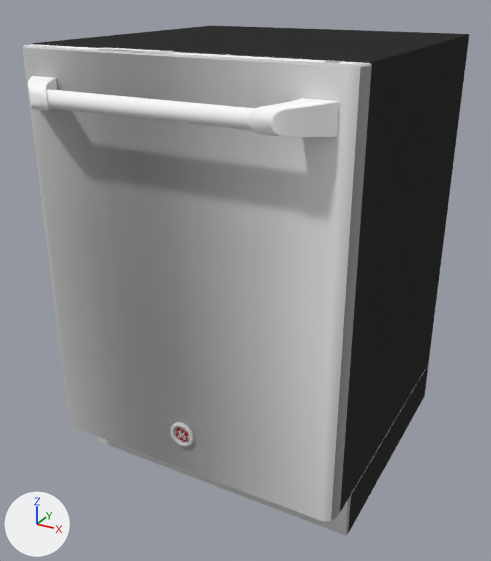
The Blender file Dishwashers/GE_CDWT280VSS_DC.blend, before and after one commit.
Rendered twice from a camera (50 mm lens) standing at (0.923, -1.5, 0.96) and looking at (0.304, -0.374, 0.397). Arrows for +X, +Y and +Z are at lower left; the lights stay in place.

The first picture shows 'GE CDWT280VSS_DC'.
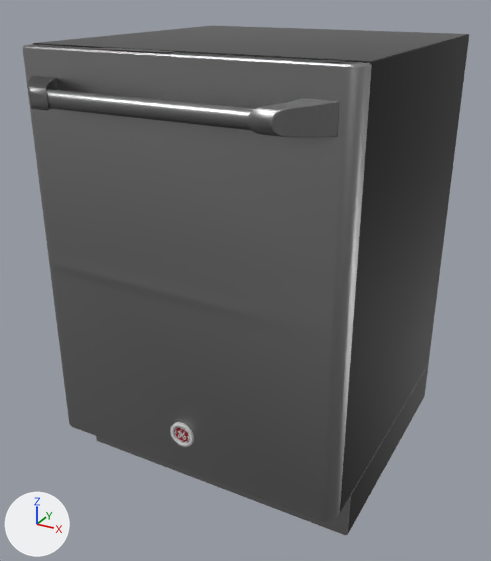
Edits to the bpy script that builds the scene:
```text
Add ng_brushed:
    ng_brushed = bpy.data.node_groups.new('Brushed', 'ShaderNodeTree')
    # nodes: Mapping, TexNoise, ValToRGB
    # colours: black #000000, grey #737373, white #ffffff
Add ng_contrastglossy_005:
    ng_contrastglossy_005 = bpy.data.node_groups.new('ContrastGlossy.005', 'ShaderNodeTree')
    # nodes: BrightContrast, BsdfAnisotropic, Fresnel, Math, Mix, MixShader
    # colours: grey #bcbcbc
Add ng_specularreflexion_005:
    ng_specularreflexion_005 = bpy.data.node_groups.new('SpecularReflexion.005', 'ShaderNodeTree')
    # nodes: BsdfAnisotropic, Math, MixShader
    # colours: white #e7e7e7
Add ng_colors_005:
    ng_colors_005 = bpy.data.node_groups.new('Colors.005', 'ShaderNodeTree')
    # nodes: RGB
    # colours: white #e7e7e7, grey #aaaaaa, black #343434, yellow #e7e700, orange #bc8300, red #b60000, pink #da95bc, pink #aa007c
Add ng_absorbtion_level:
    ng_absorbtion_level = bpy.data.node_groups.new('Absorbtion Level', 'ShaderNodeTree')
    # nodes: LightPath, Math, NewGeometry
Add mat_aluminum:
    mat_aluminum = bpy.data.materials.new('Aluminum')
    # nodes: BsdfAnisotropic, Mapping, Mix, MixShader, OutputMaterial, RGBToBW, TexCoord, TexNoise
    # colours: black #383838, grey #a6a6a6
Add mat_stainless_steel:
    mat_stainless_steel = bpy.data.materials.new('Stainless Steel')
    # nodes: BsdfAnisotropic, Bump, Fresnel, Gamma, Group, LayerWeight, MixShader, OutputMaterial, TexCoord, ValToRGB
    # colours: grey #b1b1b1, dark grey #595959
Add mat_black_anodized_metal:
    mat_black_anodized_metal = bpy.data.materials.new('Black Anodized Metal')
    # nodes: Fresnel, Group, LayerWeight, OutputMaterial
    # colours: white #e7e7e7
Add mat_black_glass:
    mat_black_glass = bpy.data.materials.new('Black Glass')
    # nodes: AddShader, BsdfAnisotropic, BsdfGlass, BsdfTransparent, Group, HueSaturation, LayerWeight, LightPath, Mix, MixShader, OutputMaterial, RGB, RGBCurve
    # colours: black #212121, dark grey #49494a
Change me_mesh:
    where me_mesh.from_pydata(...)  # 2402 vertices, 1366 faces; spans x 0.006..0.616, y -0.702..-0.003, z 0.0..0.865
    used by ob_ge_cdwt280vss_dc; parent = ob_bpassembly_new_assembly; location = (0.0, 0.0, 0.0)
    me_mesh part 1: all 27 faces that had it switch from mat_corrogateshiny to mat_stainless_steel
    me_mesh part 2: all 102 faces that had it switch from mat_3 to mat_black_anodized_metal
    me_mesh part 3: 44 of the faces centred in x 0.269..0.408, y -0.612..-0.597, z 0.845..0.864 switch from mat_1 to mat_aluminum
    me_mesh part 4: 106 of the faces centred in x 0.045..0.579, y -0.621..-0.602, z 0.863..0.865 switch from mat_1 to mat_black_glass
    me_mesh part 5: 50 of the faces centred in x 0.008..0.614, y -0.629..-0.555, z 0.821..0.862 switch from mat_metal_corrogated_shiny to mat_stainless_steel
    me_mesh part 6: 39 of the faces centred in x 0.006..0.616, y -0.63..-0.555, z 0.12..0.585 switch from mat_metal_corrogated_shiny to mat_stainless_steel
    me_mesh part 7: the 1 face centred in x 0.311, y -0.543, z 0.049 switches from mat_metal_corrogated_shiny to mat_stainless_steel
    me_mesh part 8: all 229 faces centred in x 0.039..0.583, y -0.702..-0.637, z 0.769..0.814 switch from mat_1 to mat_aluminum
    remove me_mesh.materials.append(mat_default)
```

Pixel boxes (x1, y1, x2, y2) of what changed, in the pictures (491 x 561 px):
part 1 of me_mesh, recoloured: (96, 365, 428, 535) in both
part 2 of me_mesh, recoloured: (33, 26, 469, 533) in both
part 3 of me_mesh, recoloured (white to grey): (29, 45, 357, 64) in both
part 4 of me_mesh, recoloured (white to grey): (33, 45, 335, 61) in both
part 5 of me_mesh, recoloured (grey to white): (22, 44, 371, 67) in both
part 6 of me_mesh, recoloured: (23, 48, 372, 521) in both
part 7 of me_mesh, recoloured: (97, 436, 347, 535) in both
part 8 of me_mesh, recoloured (white to grey): (28, 76, 339, 137) in both
